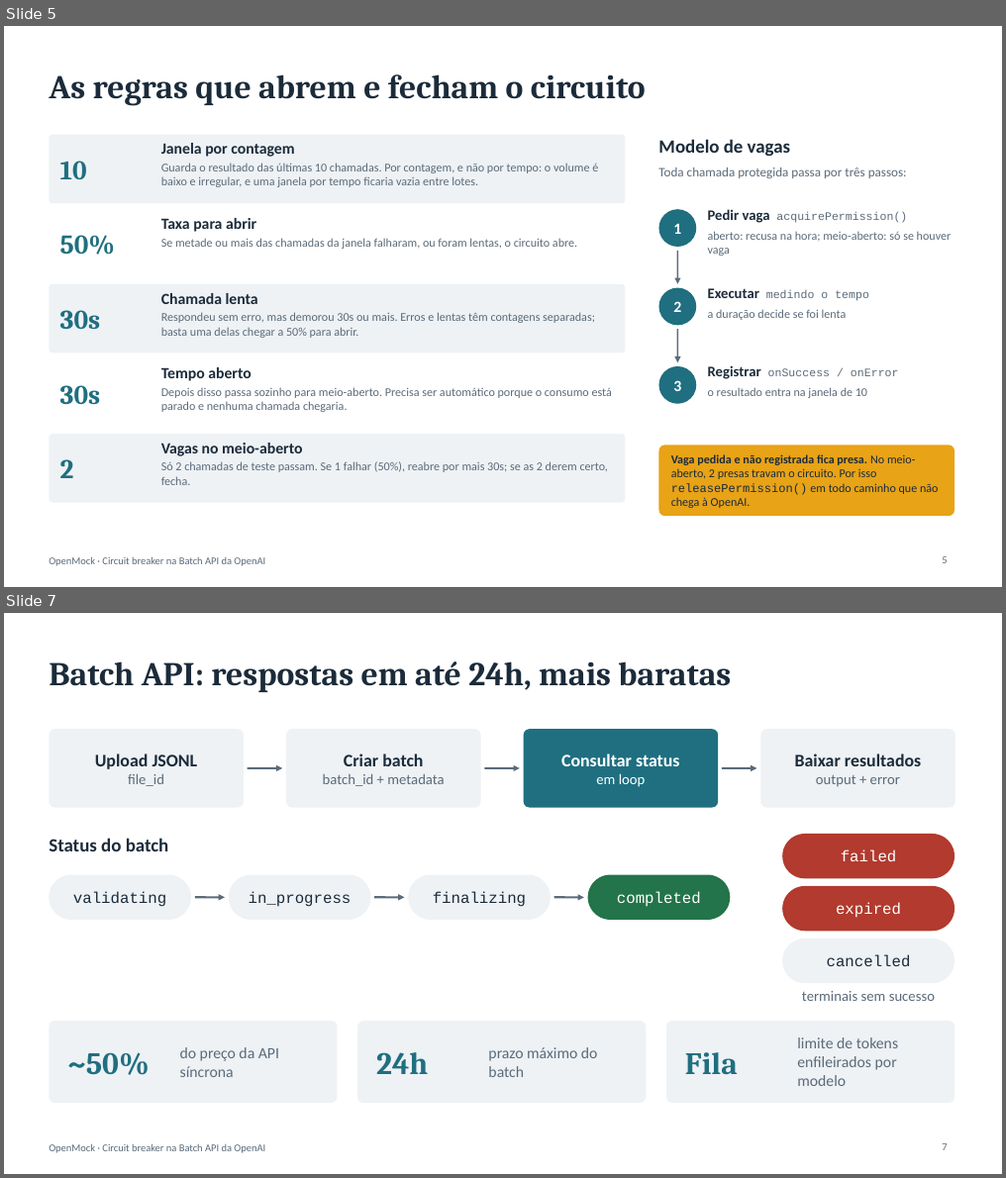
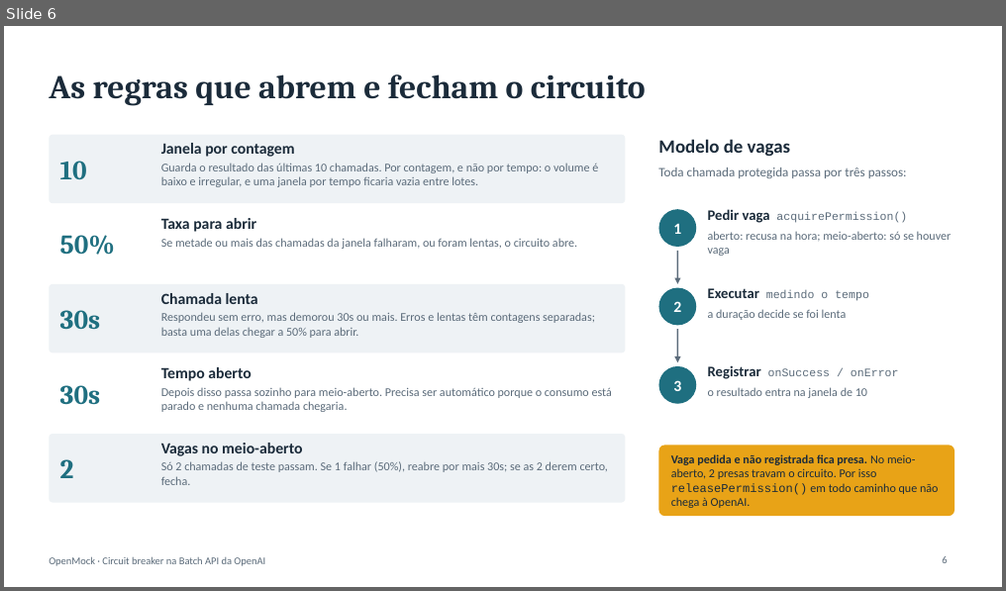
Before and after one commit to fuzilo/OpenMock, a slide deck: docs/Apresentacao_Batch_API_Circuit_Breaker.pptx. Shown one above the other, each under a label of ours: slides 5 and 7 before the commit, slide 6 after it; the slides between them are not shown. The pictures are 1006x1178 and 1006x591 pixels, drawn with LibreOffice and Linux fonts; fonts in the diff are those of the drawing. Boxes give left, top, right and bottom in pixels: in the first picture for what was removed or moved away, otherwise in the second. Text is boxed around its words. In the diff, an @@ line names an element or a change of style, - is before the commit and + after.

Commit message:
docs: update Batch API circuit breaker presentation and drop editor lock file
- Refresh Apresentacao_Batch_API_Circuit_Breaker.pptx with the latest slides
- Remove the LibreOffice .~lock file that was committed by mistake

```diff
--- a/docs/Apresentacao_Batch_API_Circuit_Breaker.pptx
+++ b/docs/Apresentacao_Batch_API_Circuit_Breaker.pptx
@@ slide 7 removed at box(4, 613, 1002, 1174), background #FFFFFF; not listed: 1 template element that a slide beside it also shows @@
@@ title removed at box(49, 662, 731, 692) @@
-Batch API: respostas em até 24h, mais baratas
@@ rounded rectangle removed at box(49, 729, 244, 808) @@
-Upload JSONL
-file_id
@@ rounded rectangle removed at box(286, 729, 481, 808) @@
-Criar batch
-batch_id + metadata
@@ rounded rectangle removed at box(524, 729, 718, 808) @@
-Consultar status
-em loop
@@ rounded rectangle removed at box(761, 729, 955, 808) @@
-Baixar resultados
-output + error
@@ arrow removed from (248, 768) to (282, 768) @@
@@ arrow removed from (484, 768) to (520, 768) @@
@@ arrow removed from (722, 768) to (757, 768) @@
@@ text removed at box(49, 838, 169, 852) @@
-Status do batch
@@ rounded rectangle removed at box(782, 834, 954, 878) @@
-failed
@@ rounded rectangle removed at box(49, 875, 191, 920) @@
-validating
@@ rounded rectangle removed at box(229, 875, 371, 920) @@
-in_progress
@@ rounded rectangle removed at box(408, 875, 550, 920) @@
-finalizing
@@ rounded rectangle removed at box(588, 875, 731, 920) @@
-completed
@@ arrow removed from (195, 897) to (225, 897) @@
@@ arrow removed from (374, 897) to (405, 897) @@
@@ arrow removed from (554, 897) to (584, 897) @@
@@ rounded rectangle removed at box(782, 886, 954, 931) @@
-expired
@@ rounded rectangle removed at box(782, 939, 954, 983) @@
-cancelled
@@ text removed at box(802, 991, 935, 1001) @@
-terminais sem sucesso
@@ rounded rectangle removed at box(49, 1021, 338, 1103) @@
@@ rounded rectangle removed at box(357, 1021, 646, 1103) @@
@@ rounded rectangle removed at box(666, 1021, 954, 1103) @@
@@ text removed at box(67, 1053, 150, 1075) @@
-~50%
@@ text removed at box(180, 1048, 279, 1077) @@
-do preço da API síncrona
@@ text removed at box(376, 1053, 428, 1074) @@
-24h
@@ text removed at box(488, 1048, 598, 1077) @@
-prazo máximo do batch
@@ text removed at box(685, 1053, 738, 1075) @@
-Fila
@@ text removed at box(797, 1038, 898, 1086) @@
-limite de tokens enfileirados por modelo
@@ page number removed at box(942, 1144, 946, 1151) @@
-7
@@ what was slide 5 is now slide 6 @@
```
Also in this commit, not shown: 2 slides changed, 1 other file.
